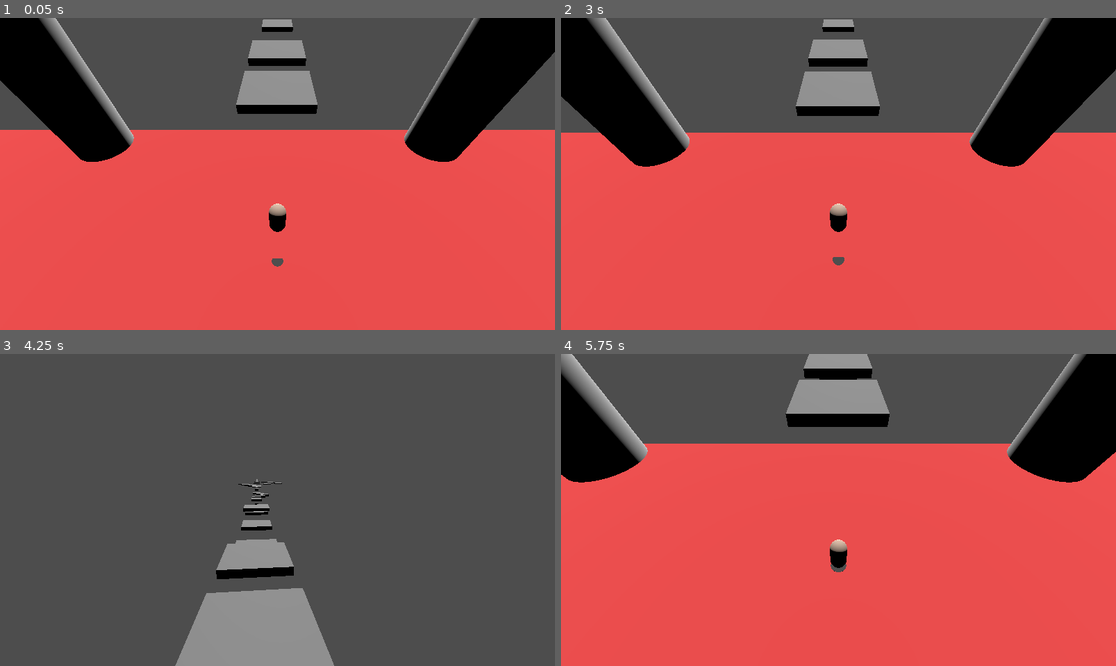
Above: before the commit, frames 1-4 (two rows, left to right).
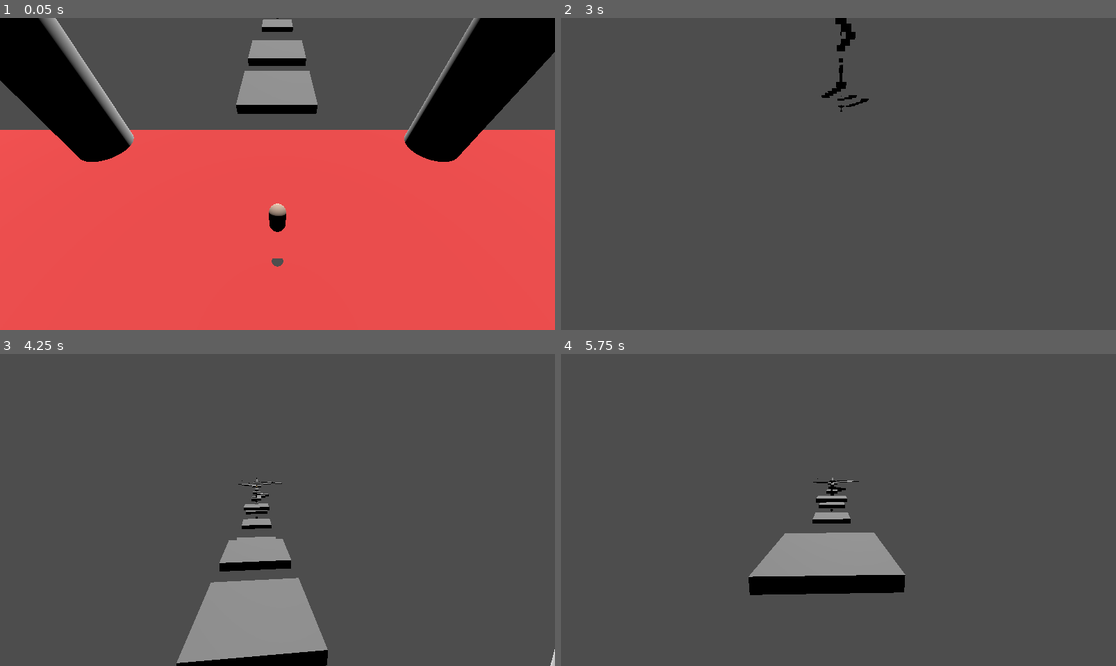
Above: after the commit, the same moments.

Repository: ankit-suman-07/Platform_3D
Game: Godot game, scene res://scenes/world.tscn
Two runs of this game, one before a commit and one after it. Both use one fixed random seed, a clock stepped at 60 frames per second and the inputs below.
Inputs (mouse positions are in pixels of both pictures, inside the frame that each line leads up to):
- Up to frame 1 (0.05 s): no input
- Up to frame 2 (3 s): tap Enter at 0.5 s; move the mouse to (866, 174) at 0.52 s; hold W (forward) from 0.53 s (still down); tap Space (jump) at 0.77, 1.52 s; move the mouse to (810, 174) at 1.27 s; move the mouse to (849, 167) at 2.02 s; move the mouse to (832, 180) at 2.77 s
- Up to frame 3 (4.25 s): keep holding W (forward); tap Space (jump) at 3.02, 3.77 s; move the mouse to (316, 513) at 3.52 s
- Up to frame 4 (5.75 s): keep holding W (forward); move the mouse to (794, 506) at 4.27 s; tap Space (jump) at 4.52 s; move the mouse to (844, 510) at 5.02 s

The runs differ from the first frame. In frame 1, less than 0.1% of the frame differs, in the area x 49-51%, y 0-1%; in frame 2, 77%; in frame 3, 2.3%; in frame 4, 80%, in the area x 0-100%, y 0-100%.

Commit message:
Add coin scene

Diff:
--- /dev/null
+++ b/scenes/coin.tscn
@@ -0,0 +1,19 @@
+[gd_scene load_steps=4 format=3 uid="uid://1su8lk7tl852"]
+
+[sub_resource type="StandardMaterial3D" id="StandardMaterial3D_kahox"]
+albedo_color = Color(0.956863, 0.678431, 0.0901961, 1)
+
+[sub_resource type="CylinderMesh" id="CylinderMesh_rwqht"]
+material = SubResource("StandardMaterial3D_kahox")
+
+[sub_resource type="CylinderShape3D" id="CylinderShape3D_i64fm"]
+
+[node name="coin" type="Area3D"]
+
+[node name="MeshInstance3D" type="MeshInstance3D" parent="."]
+transform = Transform3D(-1.31134e-08, -0.02, 0, 0.3, -8.74228e-10, 0, 0, 0, 0.3, 0, 0, 0)
+mesh = SubResource("CylinderMesh_rwqht")
+
+[node name="CollisionShape3D" type="CollisionShape3D" parent="."]
+transform = Transform3D(-1.31134e-08, -0.02, 0, 0.3, -8.74228e-10, 0, 0, 0, 0.3, 0, 0, 0)
+shape = SubResource("CylinderShape3D_i64fm")
--- a/scenes/world.tscn
+++ b/scenes/world.tscn
@@ -8,6 +8,7 @@
 [ext_resource type="PackedScene" uid="uid://ftc6nrelfs1y" path="res://scenes/platform_short_small.tscn" id="5_qfnet"]
 [ext_resource type="PackedScene" uid="uid://cfdjl2p08e0nq" path="res://scenes/platform.tscn" id="7_i7141"]
 [ext_resource type="PackedScene" uid="uid://cokt2agl22d2d" path="res://scenes/moving_platform.tscn" id="9_7r4gi"]
+[ext_resource type="PackedScene" uid="uid://1su8lk7tl852" path="res://scenes/coin.tscn" id="10_e3hyu"]
 [ext_resource type="PackedScene" uid="uid://d1xab202v53gc" path="res://scenes/last_floor.tscn" id="10_w7kh3"]
 
 [node name="World" type="Node3D"]
@@ -209,3 +210,213 @@
 
 [node name="last_floor" parent="." instance=ExtResource("10_w7kh3")]
 transform = Transform3D(1, 0, 0, 0, 1, 0, 0, 0, 1, 218.929, -0.505322, 0)
+
+[node name="coin" parent="." instance=ExtResource("10_e3hyu")]
+transform = Transform3D(1, 0, 0, 0, -5.96046e-08, -1, 0, 1, -5.96046e-08, 72, -1, 0)
+
+[node name="coin2" parent="." instance=ExtResource("10_e3hyu")]
+transform = Transform3D(1, 0, 0, 0, -5.96046e-08, -1, 0, 1, -5.96046e-08, 76.0002, 0.774386, 0)
+
+[node name="coin3" parent="." instance=ExtResource("10_e3hyu")]
+transform = Transform3D(1, 0, 0, 0, -5.96046e-08, -1, 0, 1, -5.96046e-08, 78.3662, 0.774386, 0)
+
+[node name="coin4" parent="." instance=ExtResource("10_e3hyu")]
+transform = Transform3D(1, 0, 0, 0, -5.96046e-08, -1, 0, 1, -5.96046e-08, 77.1774, 1.54215, 0)
+
+[node name="coin5" parent="." instance=ExtResource("10_e3hyu")]
+transform = Transform3D(1, 0, 0, 0, -5.96046e-08, -1, 0, 1, -5.96046e-08, 77.1774, 0.791447, 0)
+
+[node name="coin6" parent="." instance=ExtResource("10_e3hyu")]
+transform = Transform3D(1, 0, 0, 0, -5.96046e-08, -1, 0, 1, -5.96046e-08, 85.9927, 0.791447, 0)
+
+[node name="coin7" parent="." instance=ExtResource("10_e3hyu")]
+transform = Transform3D(1, 0, 0, 0, -5.96046e-08, -1, 0, 1, -5.96046e-08, 92.0086, 0.791447, 0)
+
+[node name="coin8" parent="." instance=ExtResource("10_e3hyu")]
+transform = Transform3D(1, 0, 0, 0, -5.96046e-08, -1, 0, 1, -5.96046e-08, 88.5349, 1.70725, 0)
+
+[node name="coin9" parent="." instance=ExtResource("10_e3hyu")]
+transform = Transform3D(1, 0, 0, 0, -5.96046e-08, -1, 0, 1, -5.96046e-08, 89.5296, 1.70725, 0)
+
+[node name="coin10" parent="." instance=ExtResource("10_e3hyu")]
+transform = Transform3D(1, 0, 0, 0, -5.96046e-08, -1, 0, 1, -5.96046e-08, 97.6632, 1.70725, 0)
+
+[node name="coin11" parent="." instance=ExtResource("10_e3hyu")]
+transform = Transform3D(1, 0, 0, 0, -5.96046e-08, -1, 0, 1, -5.96046e-08, 98.2185, 1.70725, 0)
+
+[node name="coin12" parent="." instance=ExtResource("10_e3hyu")]
+transform = Transform3D(1, 0, 0, 0, -5.96046e-08, -1, 0, 1, -5.96046e-08, 98.7369, 1.70725, 0)
+
+[node name="coin13" parent="." instance=ExtResource("10_e3hyu")]
+transform = Transform3D(1, 0, 0, 0, -5.96046e-08, -1, 0, 1, -5.96046e-08, 100.76, 0.605703, 0)
+
+[node name="coin14" parent="." instance=ExtResource("10_e3hyu")]
+transform = Transform3D(1, 0, 0, 0, -5.96046e-08, -1, 0, 1, -5.96046e-08, 101.316, 0.605703, 0)
+
+[node name="coin15" parent="." instance=ExtResource("10_e3hyu")]
+transform = Transform3D(1, 0, 0, 0, -5.96046e-08, -1, 0, 1, -5.96046e-08, 101.834, 0.605703, 0)
+
+[node name="coin16" parent="." instance=ExtResource("10_e3hyu")]
+transform = Transform3D(1, 0, 0, 0, -5.96046e-08, -1, 0, 1, -5.96046e-08, 107.838, -2.06037, 0)
+
+[node name="coin17" parent="." instance=ExtResource("10_e3hyu")]
+transform = Transform3D(1, 0, 0, 0, -5.96046e-08, -1, 0, 1, -5.96046e-08, 109.842, -1.01772, 0)
+
+[node name="coin18" parent="." instance=ExtResource("10_e3hyu")]
+transform = Transform3D(1, 0, 0, 0, -5.96046e-08, -1, 0, 1, -5.96046e-08, 111.887, -0.278522, 0)
+
+[node name="coin19" parent="." instance=ExtResource("10_e3hyu")]
+transform = Transform3D(1, 0, 0, 0, -5.96046e-08, -1, 0, 1, -5.96046e-08, 121.441, 0.615489, 0)
+
+[node name="coin20" parent="." instance=ExtResource("10_e3hyu")]
+transform = Transform3D(1, 0, 0, 0, -5.96046e-08, -1, 0, 1, -5.96046e-08, 121.853, 0.615489, 0)
+
+[node name="coin21" parent="." instance=ExtResource("10_e3hyu")]
+transform = Transform3D(1, 0, 0, 0, -5.96046e-08, -1, 0, 1, -5.96046e-08, 122.265, 0.615489, 0)
+
+[node name="coin22" parent="." instance=ExtResource("10_e3hyu")]
+transform = Transform3D(1, 0, 0, 0, -5.96046e-08, -1, 0, 1, -5.96046e-08, 122.677, 0.615489, 0)
+
+[node name="coin23" parent="." instance=ExtResource("10_e3hyu")]
+transform = Transform3D(1, 0, 0, 0, -5.96046e-08, -1, 0, 1, -5.96046e-08, 123.108, 0.615489, 0)
+
+[node name="coin24" parent="." instance=ExtResource("10_e3hyu")]
+transform = Transform3D(1, 0, 0, 0, -5.96046e-08, -1, 0, 1, -5.96046e-08, 123.527, 0.615489, 0)
+
+[node name="coin25" parent="." instance=ExtResource("10_e3hyu")]
+transform = Transform3D(1, 0, 0, 0, -5.96046e-08, -1, 0, 1, -5.96046e-08, 123.951, 0.615489, 0)
+
+[node name="coin26" parent="." instance=ExtResource("10_e3hyu")]
+transform = Transform3D(1, 0, 0, 0, -5.96046e-08, -1, 0, 1, -5.96046e-08, 124.395, 0.615489, 0)
+
+[node name="coin47" parent="." instance=ExtResource("10_e3hyu")]
+transform = Transform3D(1, 0, 0, 0, -5.96046e-08, -1, 0, 1, -5.96046e-08, 127.971, 0.615489, 0)
+
+[node name="coin48" parent="." instance=ExtResource("10_e3hyu")]
+transform = Transform3D(1, 0, 0, 0, -5.96046e-08, -1, 0, 1, -5.96046e-08, 127.971, 1.04982, 0)
+
+[node name="coin49" parent="." instance=ExtResource("10_e3hyu")]
+transform = Transform3D(1, 0, 0, 0, -5.96046e-08, -1, 0, 1, -5.96046e-08, 128.345, 0.615489, 0)
+
+[node name="coin50" parent="." instance=ExtResource("10_e3hyu")]
+transform = Transform3D(1, 0, 0, 0, -5.96046e-08, -1, 0, 1, -5.96046e-08, 128.345, 1.04982, 0)
+
+[node name="coin51" parent="." instance=ExtResource("10_e3hyu")]
+transform = Transform3D(1, 0, 0, 0, -5.96046e-08, -1, 0, 1, -5.96046e-08, 127.574, 0.615489, 0)
+
+[node name="coin52" parent="." instance=ExtResource("10_e3hyu")]
+transform = Transform3D(1, 0, 0, 0, -5.96046e-08, -1, 0, 1, -5.96046e-08, 127.574, 1.04982, 0)
+
+[node name="coin53" parent="." instance=ExtResource("10_e3hyu")]
+transform = Transform3D(1, 0, 0, 0, -5.96046e-08, -1, 0, 1, -5.96046e-08, 139.505, 0.615489, 0)
+
+[node name="coin54" parent="." instance=ExtResource("10_e3hyu")]
+transform = Transform3D(1, 0, 0, 0, -5.96046e-08, -1, 0, 1, -5.96046e-08, 139.505, 1.04982, 0)
+
+[node name="coin55" parent="." instance=ExtResource("10_e3hyu")]
+transform = Transform3D(1, 0, 0, 0, -5.96046e-08, -1, 0, 1, -5.96046e-08, 139.879, 0.615489, 0)
+
+[node name="coin56" parent="." instance=ExtResource("10_e3hyu")]
+transform = Transform3D(1, 0, 0, 0, -5.96046e-08, -1, 0, 1, -5.96046e-08, 139.879, 1.04982, 0)
+
+[node name="coin57" parent="." instance=ExtResource("10_e3hyu")]
+transform = Transform3D(1, 0, 0, 0, -5.96046e-08, -1, 0, 1, -5.96046e-08, 139.109, 0.615489, 0)
+
+[node name="coin58" parent="." instance=ExtResource("10_e3hyu")]
+transform = Transform3D(1, 0, 0, 0, -5.96046e-08, -1, 0, 1, -5.96046e-08, 139.109, 1.04982, 0)
+
+[node name="coin59" parent="." instance=ExtResource("10_e3hyu")]
+transform = Transform3D(1, 0, 0, 0, -5.96046e-08, -1, 0, 1, -5.96046e-08, 149.546, 0.615489, -4.00544)
+
+[node name="coin60" parent="." instance=ExtResource("10_e3hyu")]
+transform = Transform3D(1, 0, 0, 0, -5.96046e-08, -1, 0, 1, -5.96046e-08, 149.546, 1.04982, -4.00544)
+
+[node name="coin61" parent="." instance=ExtResource("10_e3hyu")]
+transform = Transform3D(1, 0, 0, 0, -5.96046e-08, -1, 0, 1, -5.96046e-08, 149.92, 0.615489, -4.00544)
+
+[node name="coin62" parent="." instance=ExtResource("10_e3hyu")]
+transform = Transform3D(1, 0, 0, 0, -5.96046e-08, -1, 0, 1, -5.96046e-08, 149.92, 1.04982, -4.00544)
+
+[node name="coin63" parent="." instance=ExtResource("10_e3hyu")]
+transform = Transform3D(1, 0, 0, 0, -5.96046e-08, -1, 0, 1, -5.96046e-08, 149.15, 0.615489, -4.00544)
+
+[node name="coin64" parent="." instance=ExtResource("10_e3hyu")]
+transform = Transform3D(1, 0, 0, 0, -5.96046e-08, -1, 0, 1, -5.96046e-08, 149.15, 1.04982, -4.00544)
+
+[node name="coin65" parent="." instance=ExtResource("10_e3hyu")]
+transform = Transform3D(1, 0, 0, 0, -5.96046e-08, -1, 0, 1, -5.96046e-08, 160.048, 1.81935, -8.00698)
+
+[node name="coin67" parent="." instance=ExtResource("10_e3hyu")]
+transform = Transform3D(1, 0, 0, 0, -5.96046e-08, -1, 0, 1, -5.96046e-08, 160.422, 1.81935, -8.00698)
+
+[node name="coin69" parent="." instance=ExtResource("10_e3hyu")]
+transform = Transform3D(1, 0, 0, 0, -5.96046e-08, -1, 0, 1, -5.96046e-08, 159.652, 1.81935, -8.00698)
+
+[node name="coin66" parent="." instance=ExtResource("10_e3hyu")]
+transform = Transform3D(1, 0, 0, 0, -5.96046e-08, -1, 0, 1, -5.96046e-08, 169.787, 1.81935, 0)
+
+[node name="coin68" parent="." instance=ExtResource("10_e3hyu")]
+transform = Transform3D(1, 0, 0, 0, -5.96046e-08, -1, 0, 1, -5.96046e-08, 170.161, 1.81935, 0)
+
+[node name="coin70" parent="." instance=ExtResource("10_e3hyu")]
+transform = Transform3D(1, 0, 0, 0, -5.96046e-08, -1, 0, 1, -5.96046e-08, 169.391, 1.81935, 0)
+
+[node name="coin28" parent="." instance=ExtResource("10_e3hyu")]
+transform = Transform3D(1, 0, 0, 0, -5.96046e-08, -1, 0, 1, -5.96046e-08, 121.853, 0.995872, 0)
+
+[node name="coin29" parent="." instance=ExtResource("10_e3hyu")]
+transform = Transform3D(1, 0, 0, 0, -5.96046e-08, -1, 0, 1, -5.96046e-08, 122.265, 0.995872, 0)
+
+[node name="coin30" parent="." instance=ExtResource("10_e3hyu")]
+transform = Transform3D(1, 0, 0, 0, -5.96046e-08, -1, 0, 1, -5.96046e-08, 122.677, 0.995872, 0)
+
+[node name="coin31" parent="." instance=ExtResource("10_e3hyu")]
+transform = Transform3D(1, 0, 0, 0, -5.96046e-08, -1, 0, 1, -5.96046e-08, 123.108, 0.995872, 0)
+
+[node name="coin32" parent="." instance=ExtResource("10_e3hyu")]
+transform = Transform3D(1, 0, 0, 0, -5.96046e-08, -1, 0, 1, -5.96046e-08, 123.527, 0.995872, 0)
+
+[node name="coin33" parent="." instance=ExtResource("10_e3hyu")]
+transform = Transform3D(1, 0, 0, 0, -5.96046e-08, -1, 0, 1, -5.96046e-08, 123.951, 0.995872, 0)
+
+[node name="coin27" parent="." instance=ExtResource("10_e3hyu")]
+transform = Transform3D(1, 0, 0, 0, -5.96046e-08, -1, 0, 1, -5.96046e-08, 207.701, 2.22273, 0)
+
+[node name="coin34" parent="." instance=ExtResource("10_e3hyu")]
+transform = Transform3D(1, 0, 0, 0, -5.96046e-08, -1, 0, 1, -5.96046e-08, 208.113, 2.22273, 0)
+
+[node name="coin35" parent="." instance=ExtResource("10_e3hyu")]
+transform = Transform3D(1, 0, 0, 0, -5.96046e-08, -1, 0, 1, -5.96046e-08, 208.525, 2.22273, 0)
+
+[node name="coin36" parent="." instance=ExtResource("10_e3hyu")]
+transform = Transform3D(1, 0, 0, 0, -5.96046e-08, -1, 0, 1, -5.96046e-08, 208.937, 2.22273, 0)
+
+[node name="coin37" parent="." instance=ExtResource("10_e3hyu")]
+transform = Transform3D(1, 0, 0, 0, -5.96046e-08, -1, 0, 1, -5.96046e-08, 209.368, 2.22273, 0)
+
+[node name="coin38" parent="." instance=ExtResource("10_e3hyu")]
+transform = Transform3D(1, 0, 0, 0, -5.96046e-08, -1, 0, 1, -5.96046e-08, 209.787, 2.22273, 0)
+
+[node name="coin39" parent="." instance=ExtResource("10_e3hyu")]
+transform = Transform3D(1, 0, 0, 0, -5.96046e-08, -1, 0, 1, -5.96046e-08, 210.211, 2.22273, 0)
+
+[node name="coin40" parent="." instance=ExtResource("10_e3hyu")]
+transform = Transform3D(1, 0, 0, 0, -5.96046e-08, -1, 0, 1, -5.96046e-08, 210.655, 2.22273, 0)
+
+[node name="coin41" parent="." instance=ExtResource("10_e3hyu")]
+transform = Transform3D(1, 0, 0, 0, -5.96046e-08, -1, 0, 1, -5.96046e-08, 208.113, 2.60312, 0)
+
+[node name="coin42" parent="." instance=ExtResource("10_e3hyu")]
+transform = Transform3D(1, 0, 0, 0, -5.96046e-08, -1, 0, 1, -5.96046e-08, 208.525, 2.60312, 0)
+
+[node name="coin43" parent="." instance=ExtResource("10_e3hyu")]
+transform = Transform3D(1, 0, 0, 0, -5.96046e-08, -1, 0, 1, -5.96046e-08, 208.937, 2.60312, 0)
+
+[node name="coin44" parent="." instance=ExtResource("10_e3hyu")]
+transform = Transform3D(1, 0, 0, 0, -5.96046e-08, -1, 0, 1, -5.96046e-08, 209.368, 2.60312, 0)
+
+[node name="coin45" parent="." instance=ExtResource("10_e3hyu")]
+transform = Transform3D(1, 0, 0, 0, -5.96046e-08, -1, 0, 1, -5.96046e-08, 209.787, 2.60312, 0)
+
+[node name="coin46" parent="." instance=ExtResource("10_e3hyu")]
+transform = Transform3D(1, 0, 0, 0, -5.96046e-08, -1, 0, 1, -5.96046e-08, 210.211, 2.60312, 0)
--- a/scripts/player.gd
+++ b/scripts/player.gd
@@ -73,7 +73,7 @@
 	move_and_slide()
 
 	# ---- Check for Fall-Off ----
-	if global_position.y < -20.0:
+	if global_position.y < -30.0:
 		get_tree().reload_current_scene()
 
 func _check_for_platform_impact() -> void:
Not shown: 1 places in scenes/world.tscn that only renumber resources
